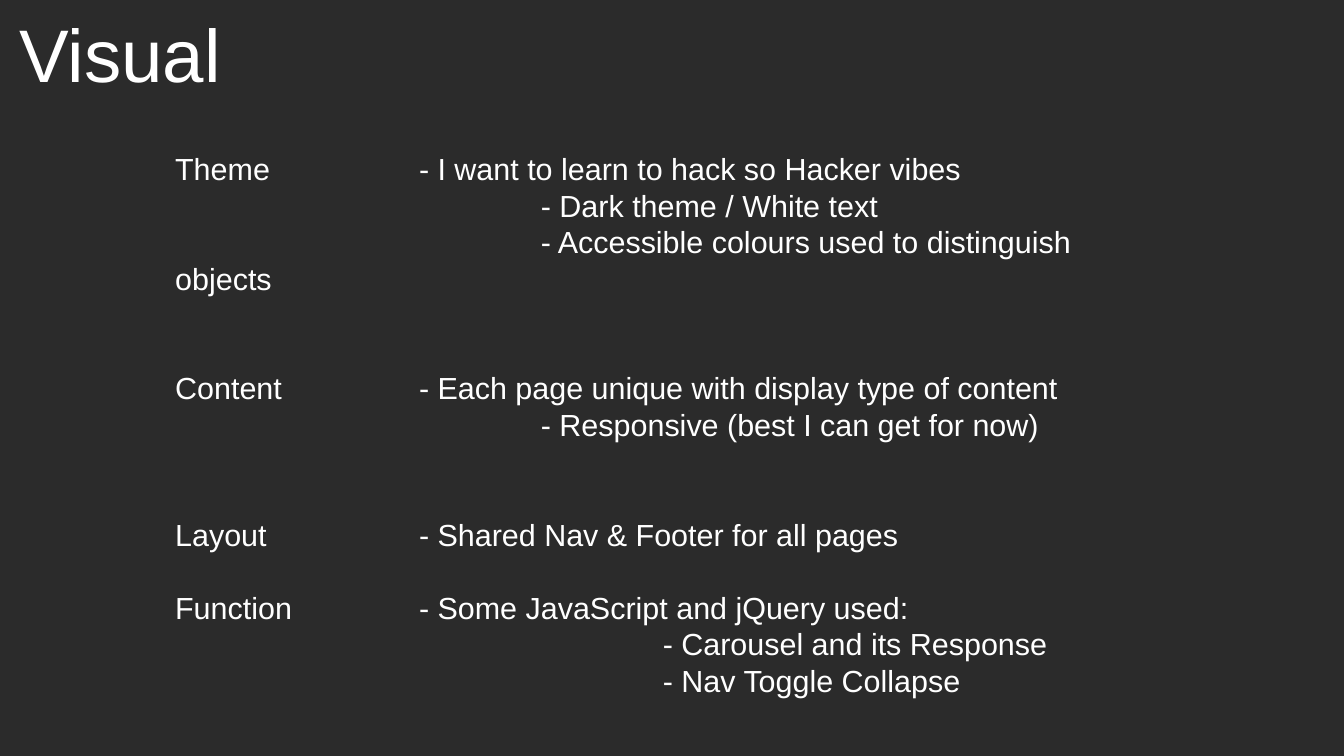
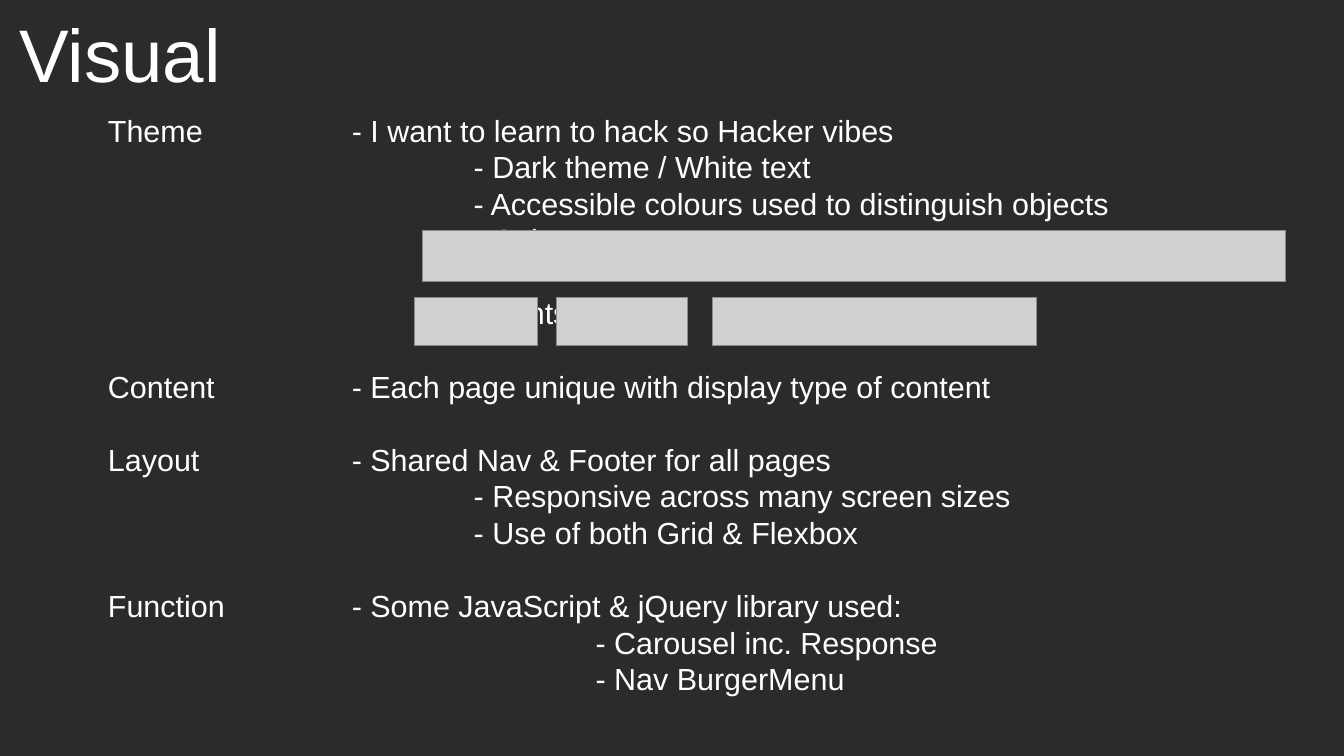
Before and after one commit to emm-jay-ahh/portfolio_t1a2, a slide deck: slide 3 of presentation/emm_jay.pptx. Drawn at 1344x756 pixels with LibreOffice and Linux fonts; fonts in the diff are those of the drawing; grey boxes stand for pictures; background and template pictures are left out; a plain dark background stands for a picture behind light text. Boxes give left, top, right and bottom in pixels: in the first picture for what was removed or moved away, otherwise in the second. Text is boxed around its words. In the diff, an @@ line names an element or a change of style, - is before the commit and + after.

```diff
--- a/presentation/emm_jay.pptx
+++ b/presentation/emm_jay.pptx
@@ text "Theme - I want to ...": place and size @@
-text "Theme - I want to ..." at <box>175,158,1071,661</box>
+text "Theme - I want to ..." at <box>108,120,1109,659</box>
@@ picture added at <box>422,231,1285,282</box> @@
@@ text at <box>492,227,605,330</box>: paragraphs added @@
+- Colours:
+- Fonts:
@@ picture added at <box>415,298,538,345</box> @@
@@ picture added at <box>557,298,688,345</box> @@
@@ picture added at <box>712,298,1037,345</box> @@
@@ text at <box>559,414,1039,442</box>: paragraph removed @@
-- Responsive (best I can get for now)
@@ text at <box>108,485,1010,659</box>: text changed @@
-Function - Some JavaScript and jQuery used:
-- Carousel and its Response
-- Nav Toggle Collapse
+- Responsive across many screen sizes
+- Use of both Grid & Flexbox
+Function - Some JavaScript & jQuery library used:
+- Carousel inc. Response
+- Nav BurgerMenu
```
Also in this commit, not shown: 8 other slides changed, 7 other files.
